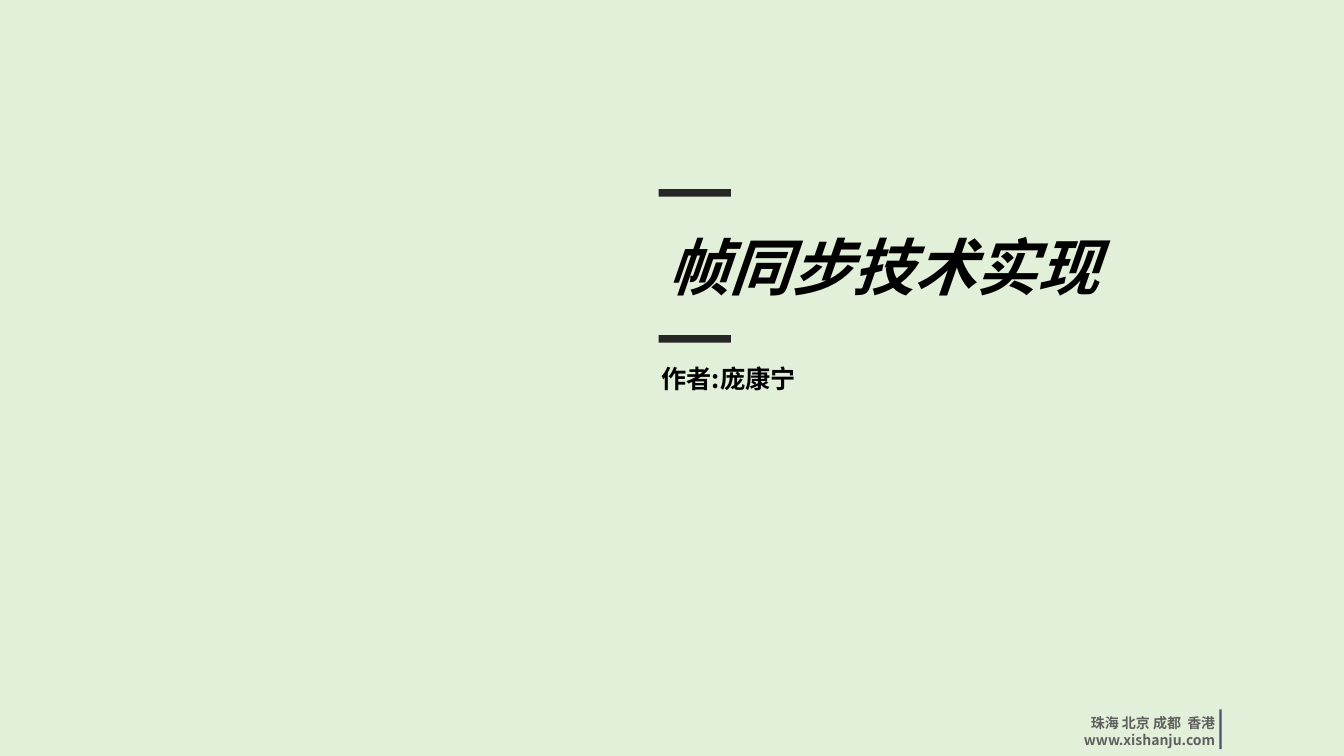
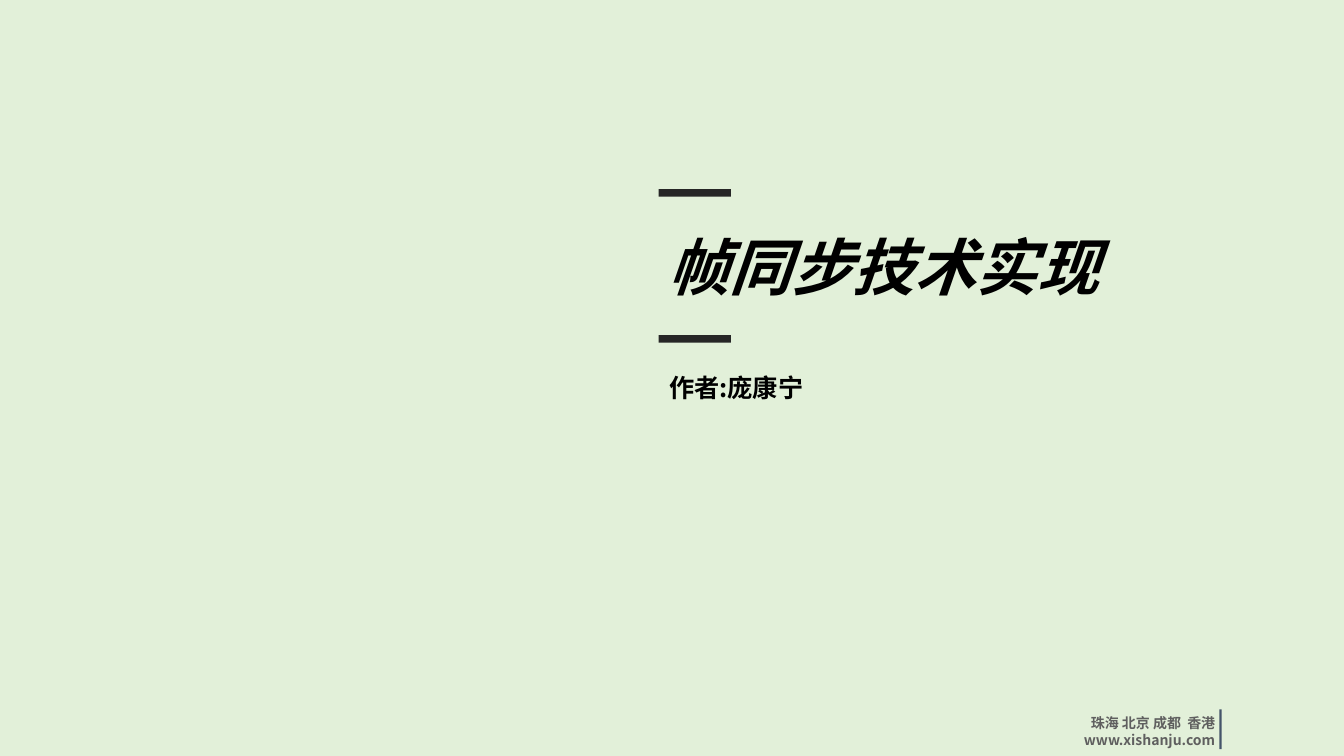
Before and after one commit to iyexiao/tkGame, a slide deck: slide 1 of 帧同步实现-庞康宁.ppt. Drawn at 1344x756 pixels with LibreOffice and Linux fonts; fonts in the diff are those of the drawing; background and template pictures are left out. Boxes give left, top, right and bottom in pixels: in the first picture for what was removed or moved away, otherwise in the second. Text is boxed around its words. In the diff, an @@ line names an element or a change of style, - is before the commit and + after.

```diff
--- a/帧同步实现-庞康宁.ppt
+++ b/帧同步实现-庞康宁.ppt
@@ text "作者:庞康宁": place and size @@
-text "作者:庞康宁" at <box>662,366,796,391</box>
+text "作者:庞康宁" at <box>669,375,803,400</box>
```
Also in this commit, not shown: 3 other slides changed, 1 slide added, 2 slides removed.
